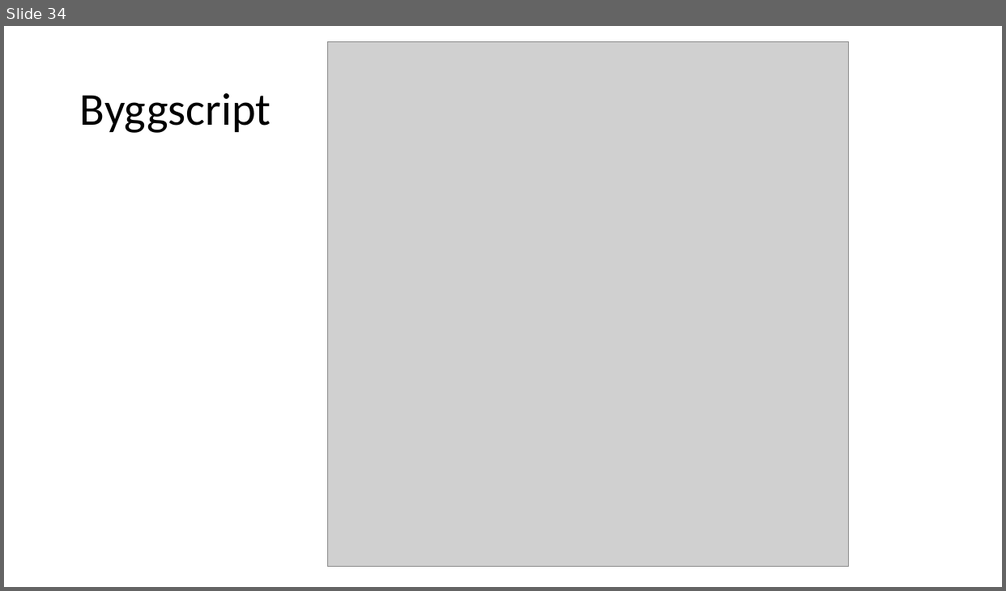
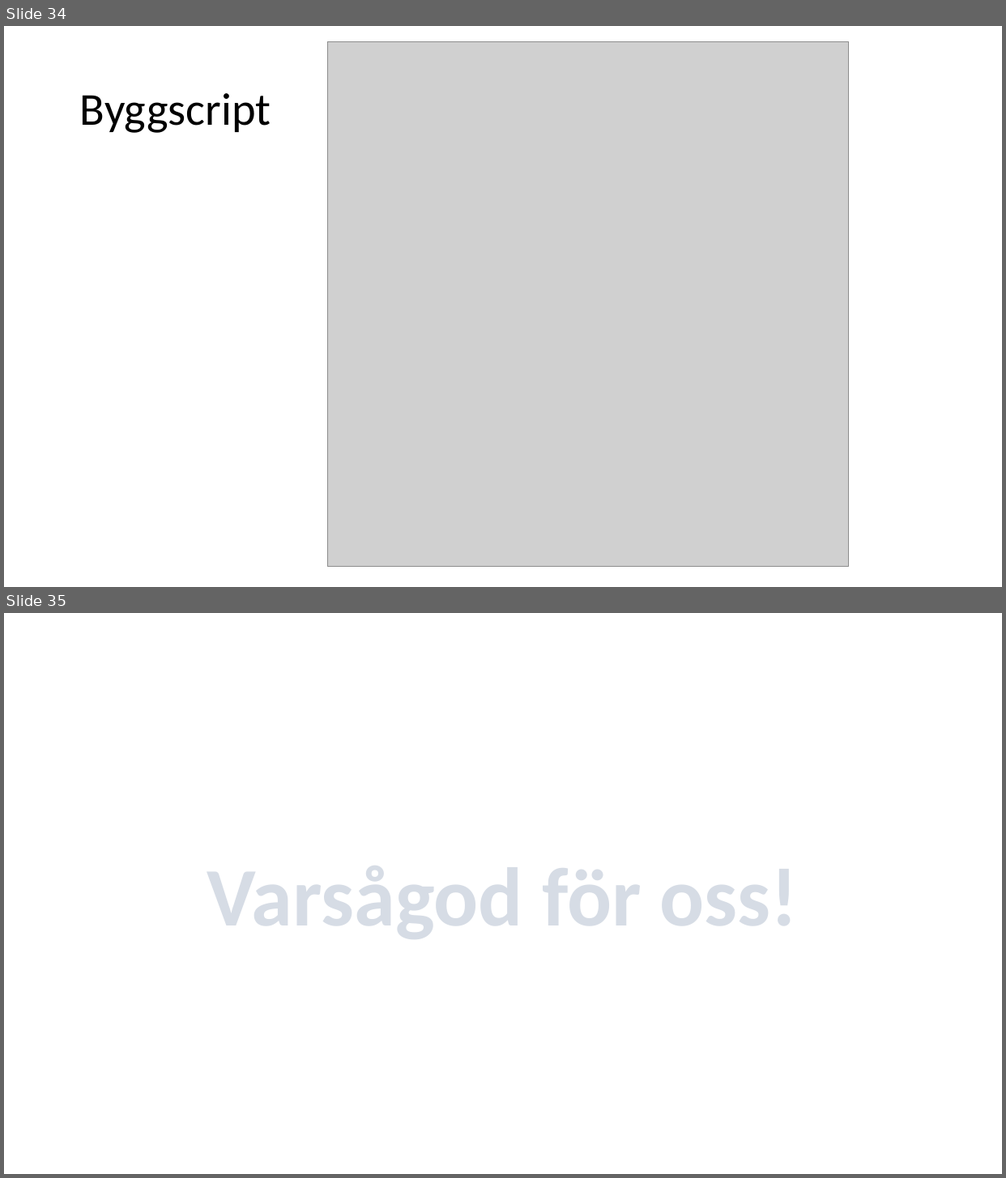
Before and after one commit to knopp10000/Inte_Roligt, a slide deck: slutredovisning.pptx. Shown one above the other, each under a label of ours: slide 34 before the commit, slides 34 and 35 after it. The pictures are 1006x591 and 1006x1178 pixels, drawn with LibreOffice and Linux fonts; fonts in the diff are those of the drawing; grey boxes stand for pictures. Boxes give left, top, right and bottom in pixels: in the first picture for what was removed or moved away, otherwise in the second. Text is boxed around its words. In the diff, an @@ line names an element or a change of style, - is before the commit and + after.

```diff
--- a/slutredovisning.pptx
+++ b/slutredovisning.pptx
@@ slide 35 added at (x1=4, y1=613, x2=1002, y2=1174), background #FFFFFF @@
@@ text added at (x1=207, y1=866, x2=798, y2=939), 80 pt, text pattern #44546A on #D6DCE5, bold @@
+Varsågod för oss!
```
Also in this commit, not shown: 1 slide changed, 1 slide removed, 1 other file.
